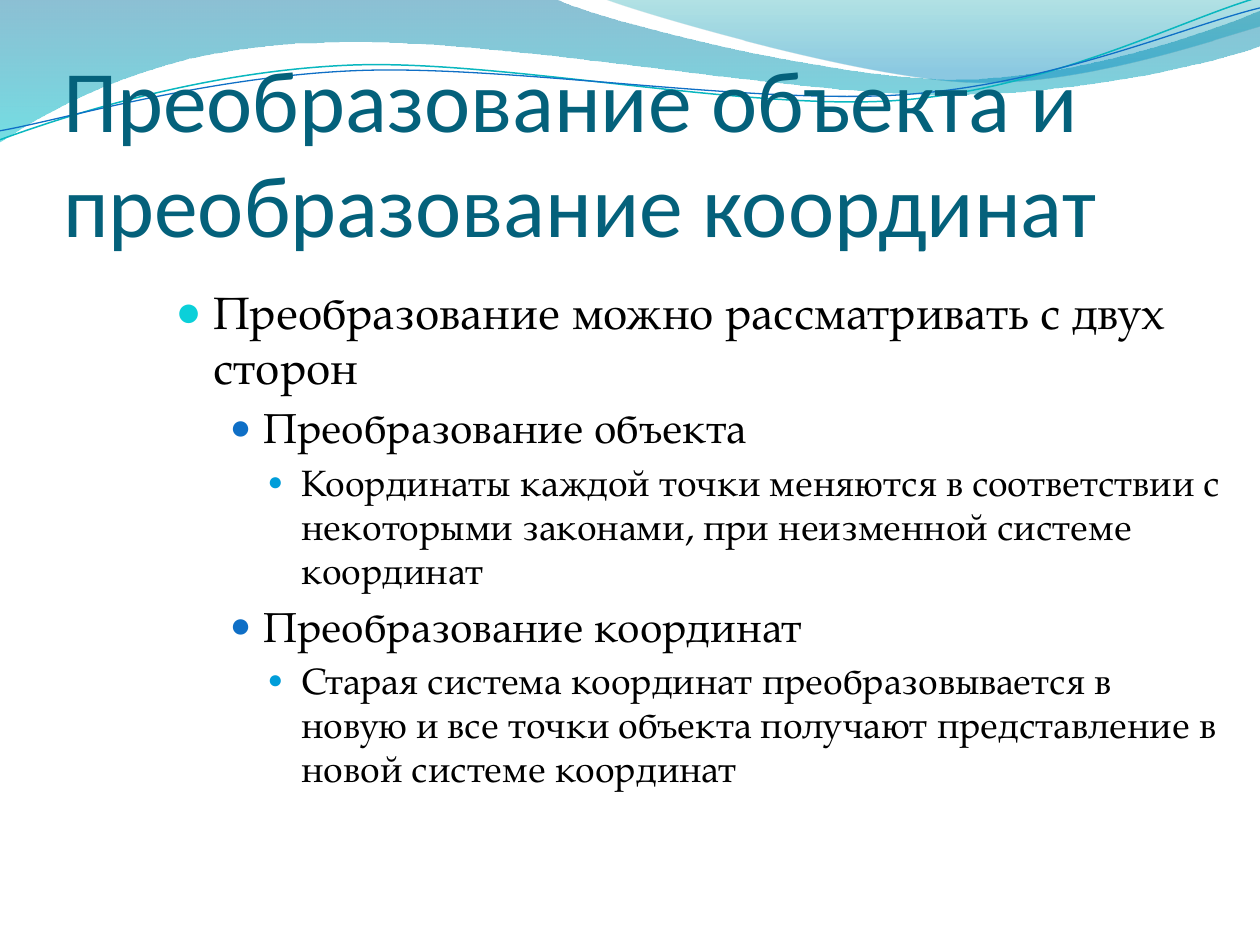
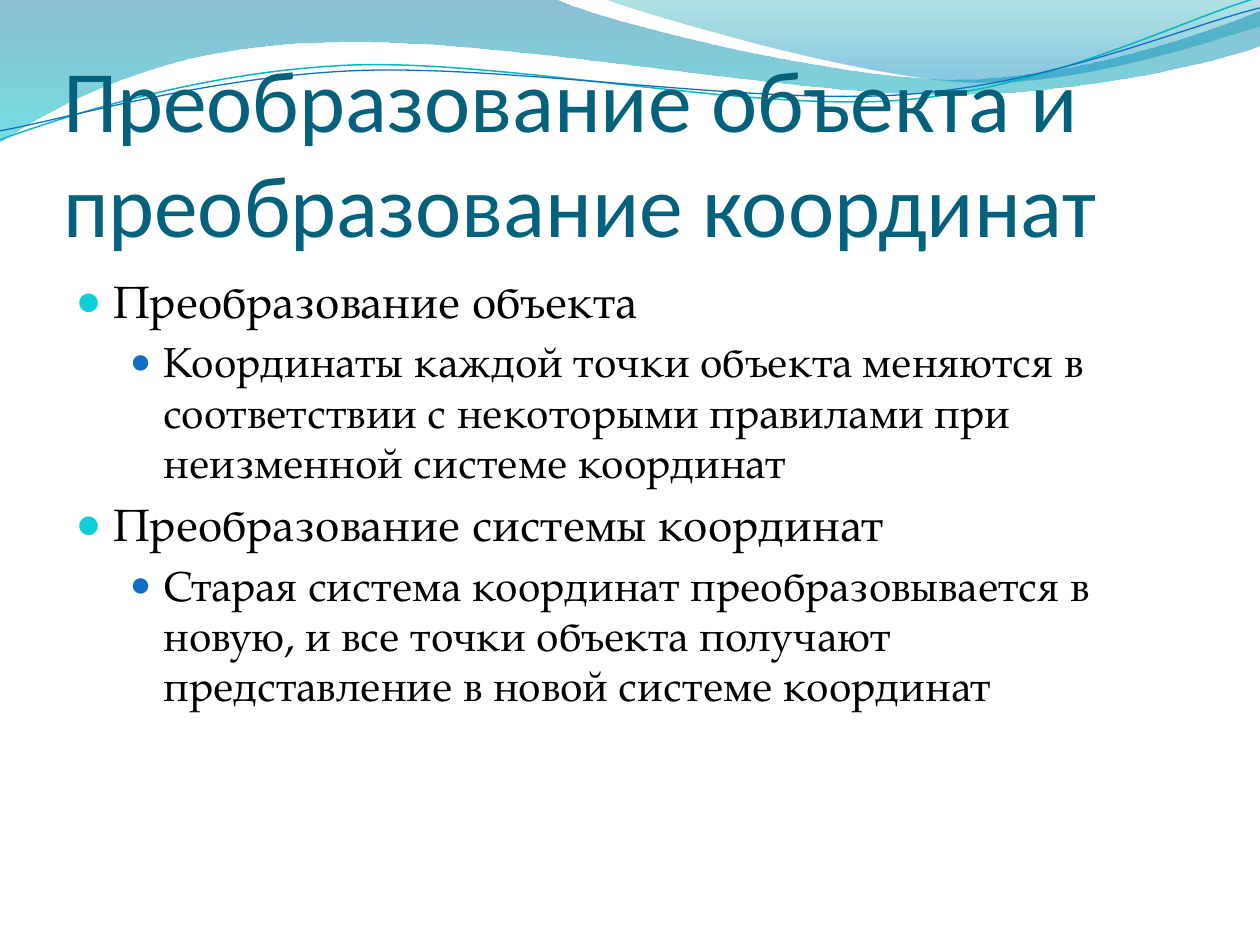
Before and after one commit to alexey-malov/cg-course, a slide deck: slide 65 of lectures/03 - Векторный анализ, трансформации и матрицы.pptx. Drawn at 1260x945 pixels with LibreOffice and Linux fonts; fonts in the diff are those of the drawing; background and template pictures are left out. Boxes give left, top, right and bottom in pixels: in the first picture for what was removed or moved away, otherwise in the second. Text is boxed around its words. In the diff, an @@ line names an element or a change of style, - is before the commit and + after.

```diff
--- a/lectures/03 - Векторный анализ, трансформации и матрицы.pptx
+++ b/lectures/03 - Векторный анализ, трансформации и матрицы.pptx
@@ text "Преобразование объекта": place and size @@
-text "Преобразование объекта" at (213, 297, 1220, 792)
+text "Преобразование объекта" at (113, 286, 1089, 712)
@@ text at (113, 286, 637, 329): size 24 to 26 pt in "Преобразование объекта"; list level 2 to 1 in "Преобразование объекта"; bullet colour #0F6FC6 to #0BD0D9 @@
@@ text at (213, 297, 1164, 395): paragraph removed @@
-● Преобразование можно рассматривать с двух сторон
@@ text at (113, 347, 1089, 712): text changed; size 21 to 24 pt @@
-    ● Координаты каждой точки меняются в соответствии с некоторыми законами, при неизменной системе координат
-  ● Преобразование координат
-    ● Старая система координат преобразовывается в новую и все точки объекта получают представление в новой системе координат
+  ● Координаты каждой точки объекта меняются в соответствии с некоторыми правилами при неизменной системе координат
+● Преобразование системы координат
+  ● Старая система координат преобразовывается в новую, и все точки объекта получают представление в новой системе координат
```
Also in this commit, not shown: 31 other slides changed, 5 slides added, 1 slide removed.
